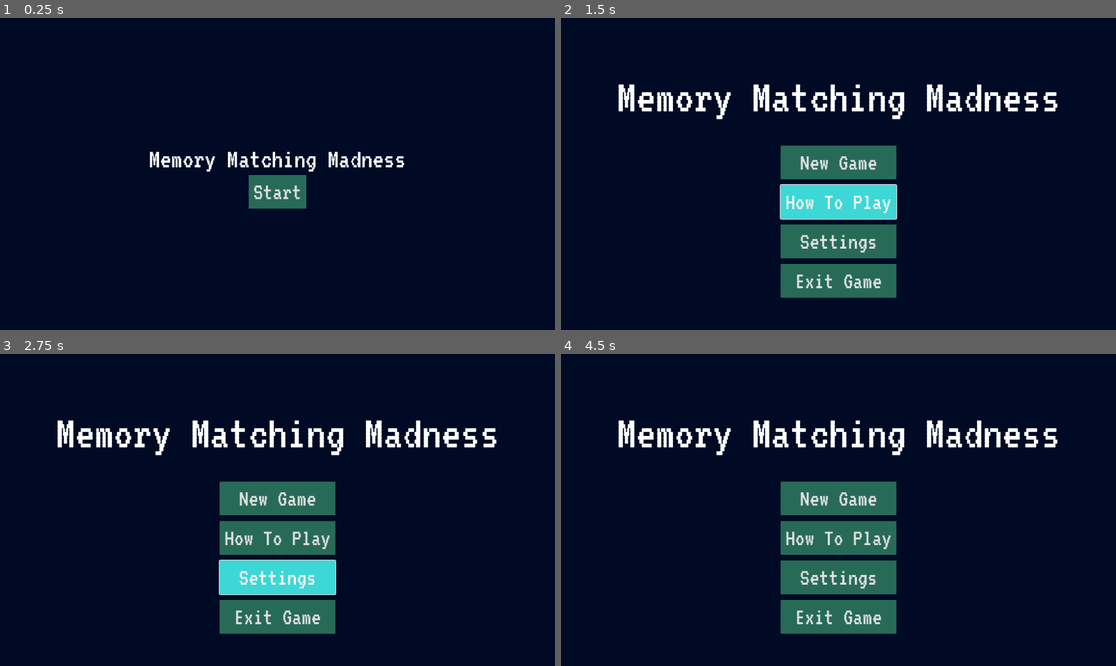
Above: before the commit, frames 1-4 (two rows, left to right).
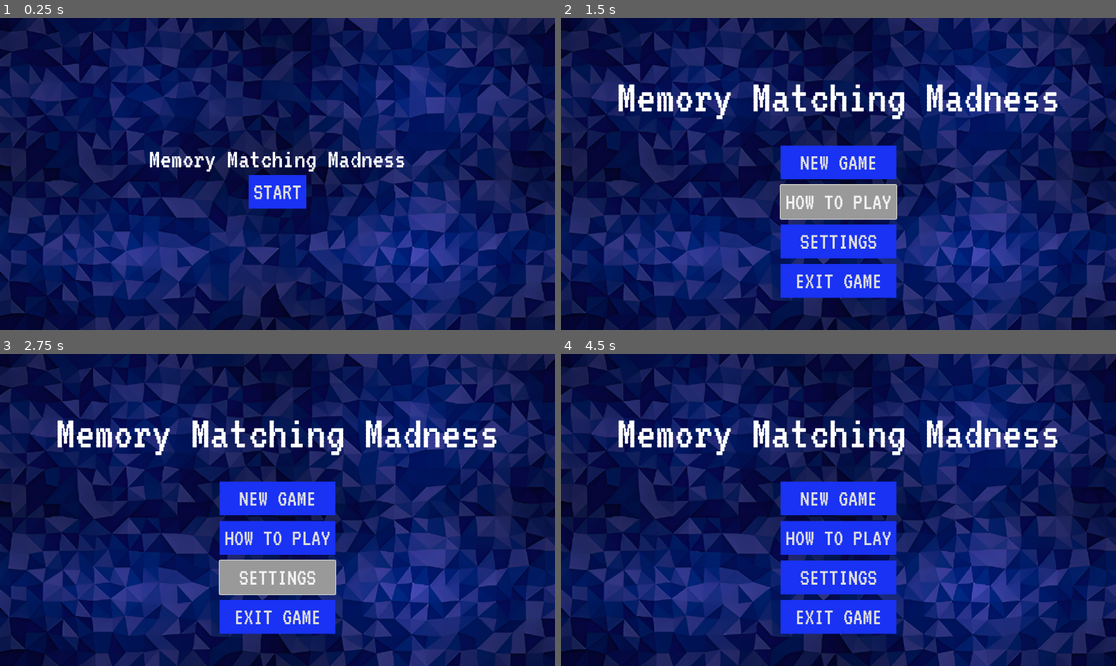
Above: after the commit, the same moments.

Repository: BeesOffRice/Software-Engineering-Project
Game: Godot game, scene res://Scenes/start.tscn
Same seed, same stepped clock (60 frames per second), same inputs: the game is played once before the commit and once after it.
Inputs:
- Up to frame 1 (0.25 s): no input
- Up to frame 2 (1.5 s): click "Start" (after the commit: "START") at 0.5 s; click "How To Play" (after the commit: "HOW TO PLAY") at 1.25 s
- Up to frame 3 (2.75 s): click "Settings" (after the commit: "SETTINGS") at 2 s
- Up to frame 4 (4.5 s): click "New Game" (after the commit: "NEW GAME") at 2.75 s; click "Hard" at 3.5 s; click "Home" (after the commit: "HOME") at 4.25 s

The runs differ from the first frame. In frame 1, 91% of the frame differs, in the area x 0-100%, y 0-100%; in frame 2, 90%; in frame 3, 90%; in frame 4, 90%.

Commit message:
Updated select difficulty screen
*changed button graphics
*Players can now preview what difficulties look like when hovering over the buttons

Diff:
--- a/Memory Matching Madness/Scenes/DifficultySelect.tscn
+++ b/Memory Matching Madness/Scenes/DifficultySelect.tscn
@@ -1,7 +1,8 @@
-[gd_scene load_steps=4 format=3 uid="uid://dgyst8x7vjfvk"]
+[gd_scene load_steps=7 format=3 uid="uid://dgyst8x7vjfvk"]
 
 [ext_resource type="Theme" uid="uid://daiaoav5l0g38" path="res://Theme.tres" id="1_ooecm"]
 [ext_resource type="Script" path="res://scripts/DifficultySelect.gd" id="2_h31c2"]
+[ext_resource type="Texture2D" uid="uid://c464wmumdfdjf" path="res://Assets/difficulty_displays/easy_difficulty_display.png" id="3_swgk6"]
 
 [sub_resource type="GDScript" id="GDScript_hki1m"]
 script/source = "extends VBoxContainer
@@ -18,7 +19,14 @@
 	pass
 "
 
-[node name="DifficultySelect" type="Control"]
+[sub_resource type="StyleBoxFlat" id="StyleBoxFlat_7wc82"]
+bg_color = Color(0.894118, 0.894118, 0.894118, 1)
+
+[sub_resource type="LabelSettings" id="LabelSettings_fy7kk"]
+font_size = 22
+font_color = Color(0, 0, 0, 1)
+
+[node name="DifficultySelect" type="Control" node_paths=PackedStringArray("display", "description")]
 layout_mode = 3
 anchors_preset = 15
 anchor_right = 1.0
@@ -27,6 +35,8 @@
 grow_vertical = 2
 theme = ExtResource("1_ooecm")
 script = ExtResource("2_h31c2")
+display = NodePath("ColorRect/MarginContainer/HBoxContainer/DifficultyPreviewContainer/DifficultyDisplay")
+description = NodePath("ColorRect/MarginContainer/HBoxContainer/DifficultyPreviewContainer/Panel/DifficultyDescription")
 
 [node name="ColorRect" type="ColorRect" parent="."]
 layout_mode = 1
@@ -78,10 +88,44 @@
 layout_mode = 2
 text = "Hard"
 
-[node name="DifficultyDisplay" type="ColorRect" parent="ColorRect/MarginContainer/HBoxContainer"]
+[node name="DifficultyPreviewContainer" type="VBoxContainer" parent="ColorRect/MarginContainer/HBoxContainer"]
 layout_mode = 2
 size_flags_horizontal = 3
 
+[node name="DifficultyDisplay" type="TextureRect" parent="ColorRect/MarginContainer/HBoxContainer/DifficultyPreviewContainer"]
+layout_mode = 2
+size_flags_horizontal = 3
+size_flags_vertical = 3
+size_flags_stretch_ratio = 2.7
+texture = ExtResource("3_swgk6")
+expand_mode = 1
+
+[node name="Panel" type="Panel" parent="ColorRect/MarginContainer/HBoxContainer/DifficultyPreviewContainer"]
+layout_mode = 2
+size_flags_horizontal = 3
+size_flags_vertical = 3
+theme_override_styles/panel = SubResource("StyleBoxFlat_7wc82")
+
+[node name="DifficultyDescription" type="Label" parent="ColorRect/MarginContainer/HBoxContainer/DifficultyPreviewContainer/Panel"]
+layout_mode = 1
+anchors_preset = 15
+anchor_right = 1.0
+anchor_bottom = 1.0
+grow_horizontal = 2
+grow_vertical = 2
+theme_override_font_sizes/font_size = 38
+text = "For beginners, it's the bunny hill!
+*Unlimited Time
+*Unlimited Life
+*Limited Card Set - 6 Cards"
+label_settings = SubResource("LabelSettings_fy7kk")
+horizontal_alignment = 1
+autowrap_mode = 2
+text_direction = 1
+
+[connection signal="mouse_entered" from="ColorRect/MarginContainer/HBoxContainer/VBoxContainer/Difficulties/Easy" to="." method="_on_easy_mouse_entered"]
 [connection signal="pressed" from="ColorRect/MarginContainer/HBoxContainer/VBoxContainer/Difficulties/Easy" to="." method="_on_easy_pressed"]
+[connection signal="mouse_entered" from="ColorRect/MarginContainer/HBoxContainer/VBoxContainer/Difficulties/Normal" to="." method="_on_normal_mouse_entered"]
 [connection signal="pressed" from="ColorRect/MarginContainer/HBoxContainer/VBoxContainer/Difficulties/Normal" to="." method="_on_normal_pressed"]
+[connection signal="mouse_entered" from="ColorRect/MarginContainer/HBoxContainer/VBoxContainer/Difficulties/Hard" to="." method="_on_hard_mouse_entered"]
 [connection signal="pressed" from="ColorRect/MarginContainer/HBoxContainer/VBoxContainer/Difficulties/Hard" to="." method="_on_hard_pressed"]
--- a/Memory Matching Madness/Scenes/difficulty.tscn
+++ b/Memory Matching Madness/Scenes/difficulty.tscn
@@ -1,7 +1,8 @@
-[gd_scene load_steps=9 format=3 uid="uid://ncevpsmf256n"]
+[gd_scene load_steps=10 format=3 uid="uid://ncevpsmf256n"]
 
 [ext_resource type="Script" path="res://scripts/easy.gd" id="1_3wn7g"]
 [ext_resource type="Script" path="res://scripts/difficultyController.gd" id="1_a0yc5"]
+[ext_resource type="Texture2D" uid="uid://fab1s6cuanak" path="res://Assets/background.png" id="2_hrepc"]
 [ext_resource type="Script" path="res://normal.gd" id="3_84bv2"]
 [ext_resource type="Script" path="res://scripts/hard.gd" id="4_so11y"]
 [ext_resource type="PackedScene" uid="uid://bv1xyji1r01xl" path="res://Scenes/HealthBar.tscn" id="5_rrloi"]
@@ -33,14 +34,14 @@
 [node name="Difficulty" type="Node"]
 script = ExtResource("1_a0yc5")
 
-[node name="Background" type="ColorRect" parent="."]
+[node name="Background" type="TextureRect" parent="."]
 anchors_preset = 15
 anchor_right = 1.0
 anchor_bottom = 1.0
 grow_horizontal = 2
 grow_vertical = 2
 mouse_filter = 2
-color = Color(0, 0, 0, 1)
+texture = ExtResource("2_hrepc")
 
 [node name="easy" type="Node2D" parent="."]
 script = ExtResource("1_3wn7g")
@@ -85,17 +86,20 @@
 offset_bottom = 233.0
 scale = Vector2(0.560816, 0.879209)
 theme = ExtResource("6_7xdxo")
+theme_override_constants/separation = 22
 script = SubResource("GDScript_q0h8r")
 
 [node name="HomeBtn" type="Button" parent="GameUIButtons"]
 layout_mode = 2
 size_flags_vertical = 3
-text = "Home"
+theme_override_font_sizes/font_size = 75
+text = "HOME"
 
 [node name="SettingsBtn" type="Button" parent="GameUIButtons"]
 layout_mode = 2
 size_flags_vertical = 3
-text = "Settings"
+theme_override_font_sizes/font_size = 50
+text = "SETTINGS"
 
 [connection signal="timeout" from="HardTimer" to="." method="_on_hard_timer_timeout"]
 [connection signal="pressed" from="GameUIButtons/HomeBtn" to="." method="_on_home_btn_pressed"]
--- a/Memory Matching Madness/Scenes/game_over.tscn
+++ b/Memory Matching Madness/Scenes/game_over.tscn
@@ -65,12 +65,12 @@
 [node name="Restart" type="Button" parent="ColorRect/MarginContainer/VBoxContainer/Buttons"]
 layout_mode = 2
 theme = ExtResource("1_er3t3")
-text = "Start Over?"
+text = "START OVER"
 
 [node name="Main Menu" type="Button" parent="ColorRect/MarginContainer/VBoxContainer/Buttons"]
 layout_mode = 2
 theme = ExtResource("1_er3t3")
-text = "Main menu"
+text = "MAIN MENU"
 
 [connection signal="pressed" from="ColorRect/MarginContainer/VBoxContainer/Buttons/Restart" to="." method="_on_restart_pressed"]
 [connection signal="pressed" from="ColorRect/MarginContainer/VBoxContainer/Buttons/Main Menu" to="." method="_on_main_menu_pressed"]
--- a/Memory Matching Madness/Scenes/mainMenu.tscn
+++ b/Memory Matching Madness/Scenes/mainMenu.tscn
@@ -1,8 +1,9 @@
-[gd_scene load_steps=4 format=3 uid="uid://btqme6oqe5htg"]
+[gd_scene load_steps=5 format=3 uid="uid://btqme6oqe5htg"]
 
 [ext_resource type="Theme" uid="uid://daiaoav5l0g38" path="res://Theme.tres" id="1_xn6n0"]
 [ext_resource type="Script" path="res://scripts/mainMenu.gd" id="2_0xx6u"]
 [ext_resource type="Script" path="res://scripts/exitButton.gd" id="2_wm00h"]
+[ext_resource type="Texture2D" uid="uid://fab1s6cuanak" path="res://Assets/background.png" id="3_aqhuc"]
 
 [node name="MainMenu" type="Control"]
 layout_mode = 3
@@ -14,14 +15,14 @@
 theme = ExtResource("1_xn6n0")
 script = ExtResource("2_0xx6u")
 
-[node name="ColorRect" type="ColorRect" parent="."]
+[node name="ColorRect" type="TextureRect" parent="."]
 layout_mode = 1
 anchors_preset = 15
 anchor_right = 1.0
 anchor_bottom = 1.0
 grow_horizontal = 2
 grow_vertical = 2
-color = Color(0.00392157, 0.0392157, 0.141176, 1)
+texture = ExtResource("3_aqhuc")
 
 [node name="MarginContainer" type="MarginContainer" parent="."]
 layout_mode = 1
@@ -56,20 +57,19 @@
 
 [node name="New Game" type="Button" parent="MarginContainer/VBoxContainer/MenuButtons"]
 layout_mode = 2
-text = "New Game"
+text = "NEW GAME"
 
 [node name="How To Play" type="Button" parent="MarginContainer/VBoxContainer/MenuButtons"]
 layout_mode = 2
-text = "How To Play"
+text = "HOW TO PLAY"
 
 [node name="Settings" type="Button" parent="MarginContainer/VBoxContainer/MenuButtons"]
 layout_mode = 2
-text = "Settings"
+text = "SETTINGS"
 
 [node name="Exit Game" type="Button" parent="MarginContainer/VBoxContainer/MenuButtons"]
 layout_mode = 2
-text = "Exit Game
-"
+text = "EXIT GAME"
 script = ExtResource("2_wm00h")
 
 [connection signal="pressed" from="MarginContainer/VBoxContainer/MenuButtons/New Game" to="." method="_on_new_game_pressed"]
--- a/Memory Matching Madness/Scenes/start.tscn
+++ b/Memory Matching Madness/Scenes/start.tscn
@@ -1,5 +1,6 @@
-[gd_scene load_steps=3 format=3 uid="uid://cufd7ocxlkf26"]
+[gd_scene load_steps=4 format=3 uid="uid://cufd7ocxlkf26"]
 
+[ext_resource type="Texture2D" uid="uid://fab1s6cuanak" path="res://Assets/background.png" id="1_1gqwh"]
 [ext_resource type="Theme" uid="uid://daiaoav5l0g38" path="res://Theme.tres" id="1_gwk8k"]
 [ext_resource type="Script" path="res://scripts/Button.gd" id="2_dvx67"]
 
@@ -11,14 +12,14 @@
 grow_horizontal = 2
 grow_vertical = 2
 
-[node name="ColorRect" type="ColorRect" parent="."]
+[node name="ColorRect" type="TextureRect" parent="."]
 layout_mode = 1
 anchors_preset = 15
 anchor_right = 1.0
 anchor_bottom = 1.0
 grow_horizontal = 2
 grow_vertical = 2
-color = Color(0.00392157, 0.0392157, 0.141176, 1)
+texture = ExtResource("1_1gqwh")
 
 [node name="MarginContainer" type="MarginContainer" parent="."]
 layout_mode = 1
@@ -46,7 +47,7 @@
 size_flags_horizontal = 4
 size_flags_vertical = 2
 theme = ExtResource("1_gwk8k")
-text = "Start
+text = "START
 "
 script = ExtResource("2_dvx67")
 
--- a/Memory Matching Madness/Theme.tres
+++ b/Memory Matching Madness/Theme.tres
@@ -7,14 +7,13 @@
 content_margin_top = 10.0
 content_margin_right = 10.0
 content_margin_bottom = 10.0
-bg_color = Color(0.235294, 0.843137, 0.839216, 1)
 
 [sub_resource type="StyleBoxFlat" id="StyleBoxFlat_2s5iq"]
 content_margin_left = 10.0
 content_margin_top = 10.0
 content_margin_right = 10.0
 content_margin_bottom = 10.0
-bg_color = Color(0.152941, 0.419608, 0.341176, 1)
+bg_color = Color(0.0980392, 0.196078, 0.952941, 1)
 corner_detail = 13
 anti_aliasing = false
 
--- a/Memory Matching Madness/scripts/DifficultySelect.gd
+++ b/Memory Matching Madness/scripts/DifficultySelect.gd
@@ -1,6 +1,8 @@
 extends Control
 
 signal SwitchScene
+@export var display : TextureRect
+@export var description : Label
 
 # Called when the node enters the scene tree for the first time.
 func _ready():
@@ -24,3 +26,27 @@
 
 func _on_hard_pressed():
 	changeToGameScene("Hard")
+
+
+func _on_easy_mouse_entered():
+	display.texture = Textures.difficultyDisplay[0]
+	description.text = "For beginners, it's the bunny hill!
+*Unlimited Time
+*Unlimited Life
+*Limited Card Set - 6 Cards"
+
+
+func _on_normal_mouse_entered():
+	display.texture = Textures.difficultyDisplay[1]
+	description.text = "The standard difficulty, for those that want a more difficult challenge.
+	*Unlimited Time
+	*Limited Life - 50 Health
+	*Limited Card Set - 10 Cards"
+
+
+func _on_hard_mouse_entered():
+	display.texture = Textures.difficultyDisplay[2]
+	description.text = "The most difficult challenge, not for the faint of heart!
+	*Limited Time - 5 Minutes
+	*Limited Life - 30 Health
+	*Limited Card Set - 20 Cards"
--- a/Memory Matching Madness/scripts/Textures.gd
+++ b/Memory Matching Madness/scripts/Textures.gd
@@ -3,7 +3,7 @@
 #This file loads all card resources
 
 #card back
-var card_back = load("res://Assets/Card Designs/memory_matching_madness_card_back1.jpg")
+var card_back = load("res://Assets/Card Designs/card_back.png")
 
 #easy lvl
 var easyText = [load("res://Assets/Card Designs/1. Easy (200x280)/sunset1.png"),
@@ -32,3 +32,10 @@
 	load("res://Assets/Card Designs/3. Hard (80x112)/interior1.png"),
 	load("res://Assets/Card Designs/3. Hard (80x112)/interior2.png")
 ]
+
+#difficulty displays
+var difficultyDisplay=[
+	load("res://Assets/difficulty_displays/easy_difficulty_display.png"),
+	load("res://Assets/difficulty_displays/normal_difficulty_display.png"),
+	load("res://Assets/difficulty_displays/hard_difficulty_display.png")
+]
Binary file added: Memory Matching Madness/Assets/Card Designs/card_back.png
Not shown, added: Memory Matching Madness/Assets/Card Designs/card_back.png.import
Binary file added: Memory Matching Madness/Assets/background.png
Not shown, added: Memory Matching Madness/Assets/background.png.import
Binary file added: Memory Matching Madness/Assets/difficulty_displays/easy_difficulty_display.png
Not shown, added: Memory Matching Madness/Assets/difficulty_displays/easy_difficulty_display.png.import
Binary file added: Memory Matching Madness/Assets/difficulty_displays/hard_difficulty_display.png
Not shown, added: Memory Matching Madness/Assets/difficulty_displays/hard_difficulty_display.png.import
Binary file added: Memory Matching Madness/Assets/difficulty_displays/normal_difficulty_display.png
Not shown, added: Memory Matching Madness/Assets/difficulty_displays/normal_difficulty_display.png.import
